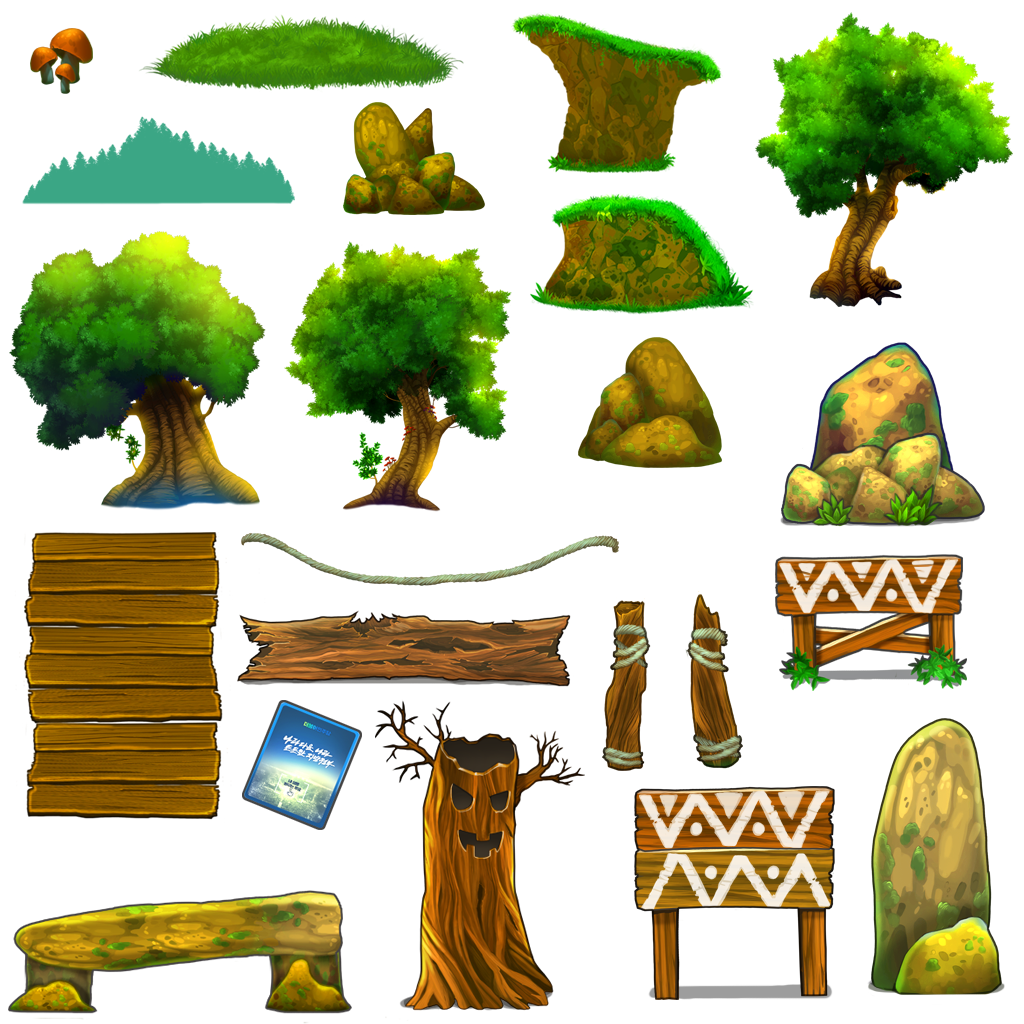
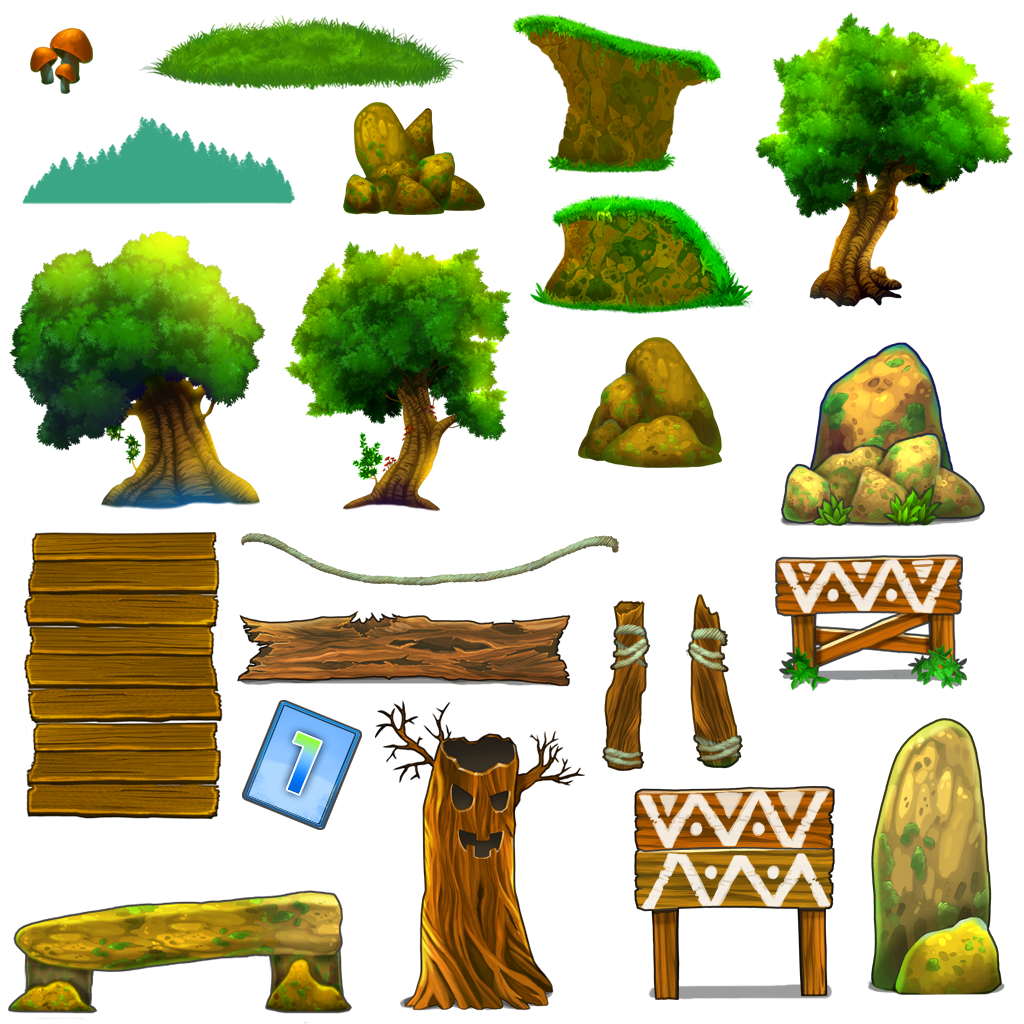
The second (1024, 1024) image is a revision of the first. Changes to its layers:
removed layer "Layer 8" over [244, 701, 360, 829]
added layer "Layer 1" above "Group 1 copy 2" over [244, 702, 360, 827]
added layer "Group 1 copy 2" above "Background" over [244, 701, 360, 829]
